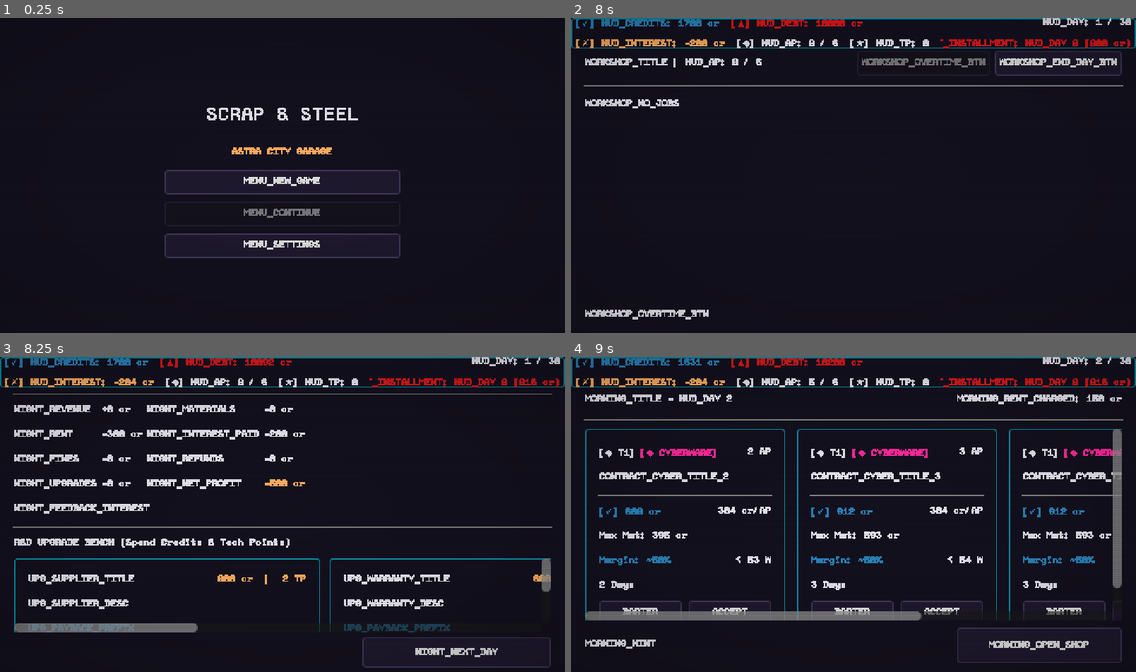
Above: before the commit, frames 1-4 (two rows, left to right).
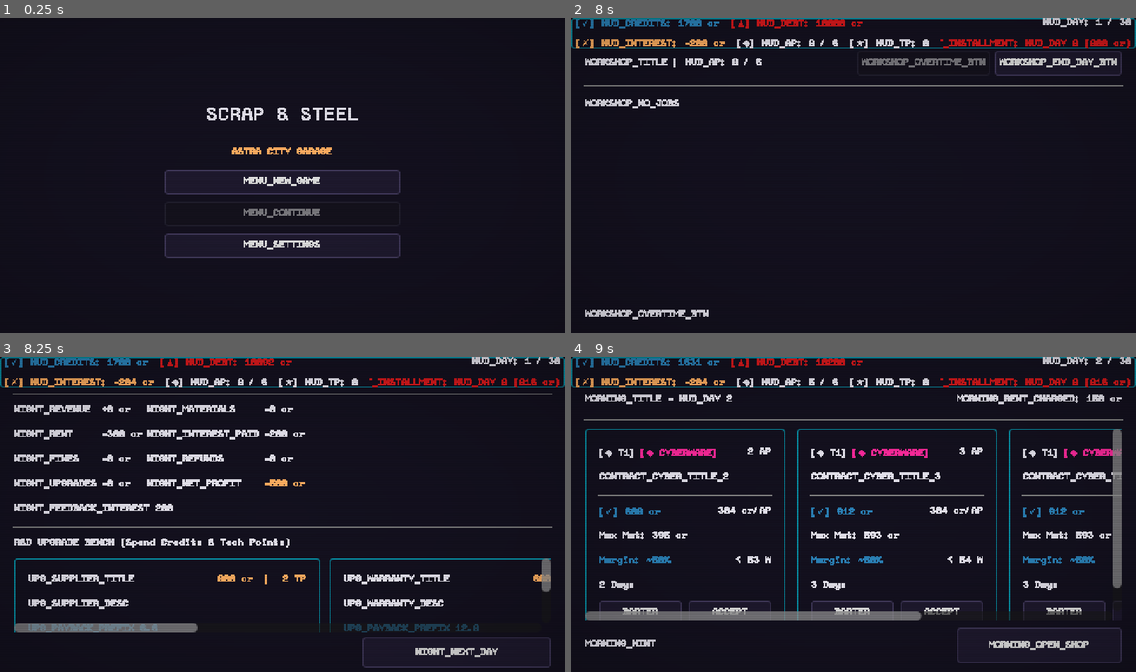
Above: after the commit, the same moments.

Repository: TakaVII/scrap-steel
Game: Godot game, scene res://Scenes/Main/main.tscn
Same seed, same stepped clock (60 frames per second), same inputs: the game is played once before the commit and once after it.
Inputs (mouse positions are in pixels of both pictures, inside the frame that each line leads up to):
- Up to frame 1 (0.25 s): no input
- Up to frame 2 (8 s): tap Enter at 0.5 s; move the mouse to (977, 159) at 0.52 s; tap Space (hold) at 0.6 s; click (977, 159) at 0.67 s; click "MENU_NEW_GAME" at 1.25 s; click "TUTORIAL_CONTINUE" at 2 s; click "TUTORIAL_PICK_PATHWAY" at 2.75 s; click "SELECT_CYBER_PATHWAY" at 3.5 s; click "ACCEPT" at 4.25 s; click "ACCEPT" at 5 s; click "BARTER" at 5.75 s; click "MORNING_OPEN_SHOP" at 6.5 s; click "WORKSHOP_OVERTIME_BTN" at 7.25 s
- Up to frame 3 (8.25 s): click "WORKSHOP_END_DAY_BTN" at 8 s
- Up to frame 4 (9 s): click "NIGHT_NEXT_DAY" at 8.75 s

Frames 1-2 are identical in both runs. In frame 3, 0.2% of the frame differs, in the area x 24-85%, y 46-87%; in frame 4, nothing differs.

Commit message:
fixes to translation

Diff:
--- a/Globals/settings_manager.gd
+++ b/Globals/settings_manager.gd
@@ -115,7 +115,9 @@
 
 func set_language(locale_code: String) -> void:
 	current_locale = locale_code
-	TranslationServer.set_locale(locale_code) # RTL follows the locale automatically. VERIFY: switch to Arabic and check that the HUD rows and the Settings screen mirror.
+	TranslationServer.set_locale(locale_code)
+	# RTL follows the locale automatically (Window has no settable layout_direction in this build).
+	# VERIFY: switch to Arabic and check that the HUD rows and Settings mirror.
 	_persist()
 	EventBus.locale_changed.emit(locale_code)
 	EventBus.settings_changed.emit()
--- a/Scripts/UI/night_summary.gd
+++ b/Scripts/UI/night_summary.gd
@@ -1,5 +1,5 @@
-# purpose: [v2] Night summary rendering financial ledger totals and R&D upgrade shop with payback comparisons.
-# depends on: Control, GameManager, EconomyManager, UpgradeManager, UpgradeData
+# purpose: [v3 manual fix] Night summary rendering financial ledger totals and R&D upgrade shop. Feedback line uses NumberFormat.fmt (no formatting error if the translation is missing).
+# depends on: Control, GameManager, EconomyManager, UpgradeManager, UpgradeData, NumberFormat
 # signals emitted: none
 # signals listened to: EventBus.night_summary_ready, EventBus.upgrade_purchased
 
@@ -46,7 +46,7 @@
 
 	var intr: int = summary.get("interest", 0)
 	if intr > 0:
-		feedback_label.text = tr("NIGHT_FEEDBACK_INTEREST") % intr
+		feedback_label.text = NumberFormat.fmt(tr("NIGHT_FEEDBACK_INTEREST"), intr)
 	else:
 		feedback_label.text = tr("NIGHT_FEEDBACK_DEBT_FREE")
 
--- a/Scripts/UI/upgrade_card.gd
+++ b/Scripts/UI/upgrade_card.gd
@@ -1,5 +1,5 @@
-# purpose: [v2 manual fix] R&D upgrade card. Fixes broken "%s"/"%d" formatting (translations contain the placeholders) and uses the run's real interest rate.
-# depends on: Control, UpgradeData, UpgradeManager, EconomyManager
+# purpose: [v3 manual fix] R&D upgrade card. Uses NumberFormat.fmt so a missing translation can never raise a formatting error; uses the run's real interest rate.
+# depends on: Control, UpgradeData, UpgradeManager, EconomyManager, NumberFormat
 # signals emitted: buy_requested(id: StringName)
 # signals listened to: none
 
@@ -21,8 +21,8 @@
 	title_label.text = tr(data.title_key)
 	desc_label.text = tr(data.desc_key)
 	cost_label.text = "%d cr  |  %d TP" % [data.cost_credits, data.cost_tp]
-	payback_label.text = tr("UPG_PAYBACK_PREFIX") % ("%.1f" % data.payback_days)
-	debt_compare_label.text = tr("UPG_DEBT_INTEREST_COMPARE") % EconomyManager.projected_interest()
+	payback_label.text = NumberFormat.fmt(tr("UPG_PAYBACK_PREFIX"), "%.1f" % data.payback_days)
+	debt_compare_label.text = NumberFormat.fmt(tr("UPG_DEBT_INTEREST_COMPARE"), EconomyManager.projected_interest())
 	_update_state()
 
 func _update_state() -> void:
--- a/Scripts/Utils/number_format.gd
+++ b/Scripts/Utils/number_format.gd
@@ -1,4 +1,4 @@
-# purpose: [v2] Currency and number formatting preserving Latin digits (0-9) and standard suffixes across all locales including Arabic RTL (spec §C10, §C11, §D9).
+# purpose: [v3 manual fix] Currency and number formatting preserving Latin digits (0-9) and standard suffixes across all locales including Arabic RTL (spec §C10, §C11, §D9). Adds fmt(): safe replacement for tr(KEY) % value.
 # depends on: RefCounted
 # signals emitted: none
 # signals listened to: none
@@ -22,3 +22,10 @@
 ## Formats Day counter.
 static func format_day(day: int, max_days: int) -> String:
 	return "%d / %d" % [day, max_days]
+
+## Safe replacement for `tr("KEY") % value`. If the key is untranslated (raw key returned) or the
+## string has no placeholder, `%` raises "not all arguments converted"; this appends the value instead.
+static func fmt(translated: String, value: Variant) -> String:
+	if translated.contains("%"):
+		return translated % value
+	return "%s %s" % [translated, str(value)]
--- a/project.godot
+++ b/project.godot
@@ -38,7 +38,7 @@
 window/size/viewport_height=270
 window/size/window_width_override=960
 window/size/window_height_override=540
-window/stretch/mode="viewport"
+window/stretch/mode="canvas_items"
 window/stretch/scale_mode="integer"
 
 [gui]
